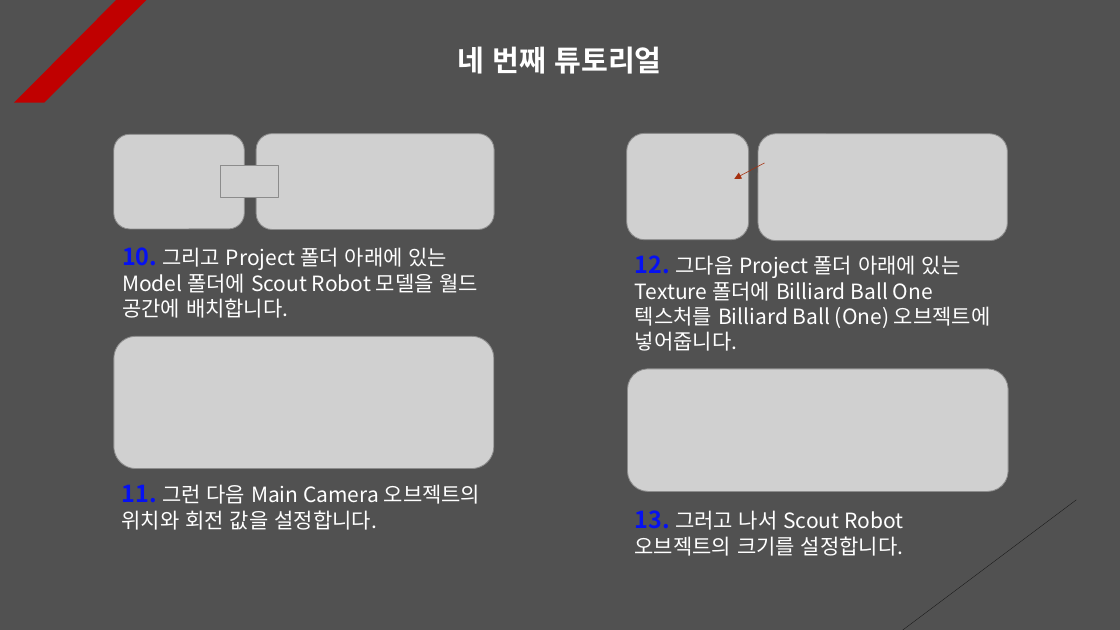
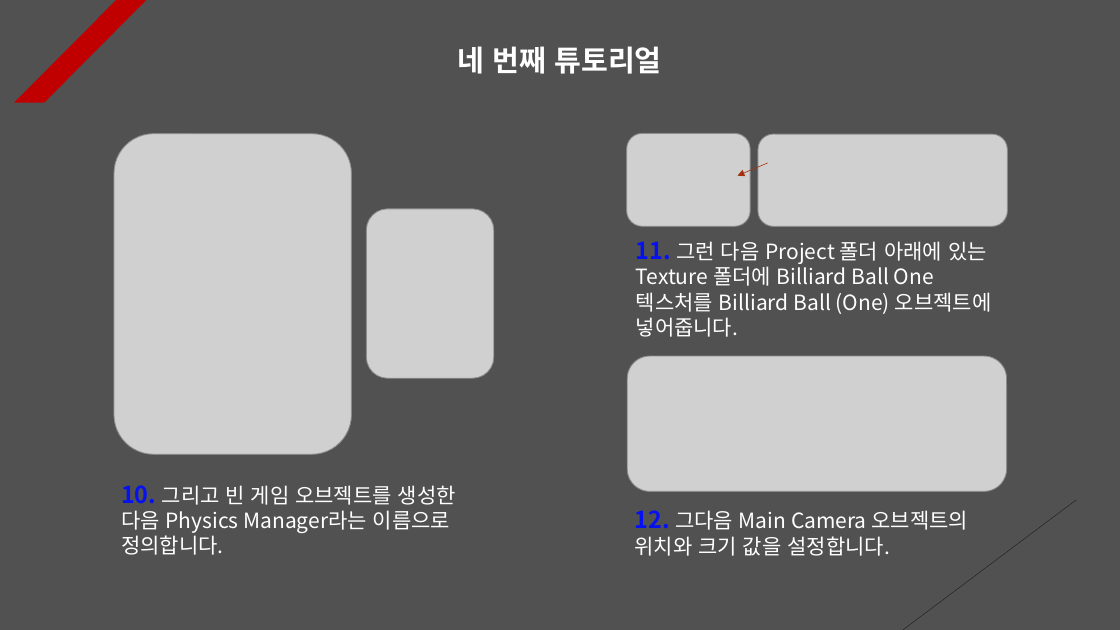
Before and after one commit to Unity2033/3D-UnityEngine, a slide deck: slide 4 of Assets/Physics/PPT Data/Physics Example.pptx. Drawn at 1120x630 pixels with LibreOffice and Linux fonts; fonts in the diff are those of the drawing; grey boxes stand for pictures. Boxes give left, top, right and bottom in pixels: in the first picture for what was removed or moved away, otherwise in the second. Text is boxed around its words. In the diff, an @@ line names an element or a change of style, - is before the commit and + after.

Commit message:
Physics Tutorial Renewal
- Implemented to randomly set the
  interpolation method of the rigid
  body when the collision with the
  game object is over

- Implementation of Billiard Ball
  object to physically move

- Implementation of setting the
  rigid body to sleep mode when a
  specific tag is selected using
  raycast

- Delete resource data

- Physical PPT data update

```diff
--- a/Assets/Physics/PPT Data/Physics Example.pptx
+++ b/Assets/Physics/PPT Data/Physics Example.pptx
@@ picture removed at <box>113,134,244,229</box> @@
@@ picture added at <box>114,134,352,455</box> @@
@@ picture removed at <box>256,134,494,229</box> @@
@@ picture: place and size @@
-picture at <box>627,134,749,240</box>
+picture at <box>627,134,750,227</box>
@@ picture: place and size @@
-picture at <box>758,134,1007,240</box>
+picture at <box>758,134,1007,227</box>
@@ picture removed at <box>221,166,279,198</box> @@
@@ arrow moved from (765, 163) - (734, 179) to (768, 163) - (738, 176) @@
@@ picture added at <box>366,209,494,379</box> @@
@@ text removed at <box>122,247,479,318</box> @@
-10. 그리고 Project 폴더 아래에 있는 Model 폴더에 Scout Robot 모델을 월드 공간에 배치합니다.
@@ text at <box>636,241,992,337</box>: text changed @@
-12. 그다음 Project 폴더 아래에 있는 Texture 폴더에 Billiard Ball One 텍스처를 Billiard Ball (One) 오브젝트에 넣어줍니다.
+11. 그런 다음 Project 폴더 아래에 있는 Texture 폴더에 Billiard Ball One 텍스처를 Billiard Ball (One) 오브젝트에 넣어줍니다.
@@ picture removed at <box>114,336,494,468</box> @@
@@ picture: place and size @@
-picture at <box>628,369,1008,492</box>
+picture at <box>628,356,1007,492</box>
@@ text at <box>121,485,456,555</box>: text changed @@
-11. 그런 다음 Main Camera 오브젝트의 위치와 회전 값을 설정합니다.
+10. 그리고 빈 게임 오브젝트를 생성한 다음 Physics Manager라는 이름으로 정의합니다.
@@ text at <box>635,510,969,556</box>: text changed @@
-13. 그러고 나서 Scout Robot 오브젝트의 크기를 설정합니다.
+12. 그다음 Main Camera 오브젝트의 위치와 크기 값을 설정합니다.
```
Also in this commit, not shown: 12 other slides changed, 3 slides added, 1 slide removed, 14 other files.
